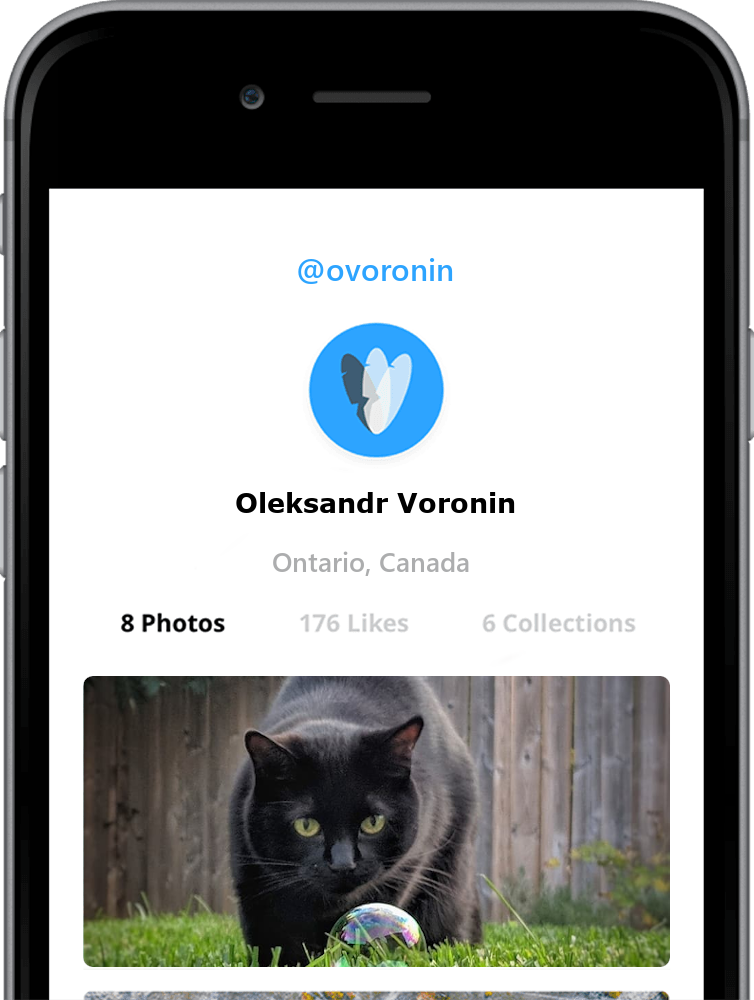
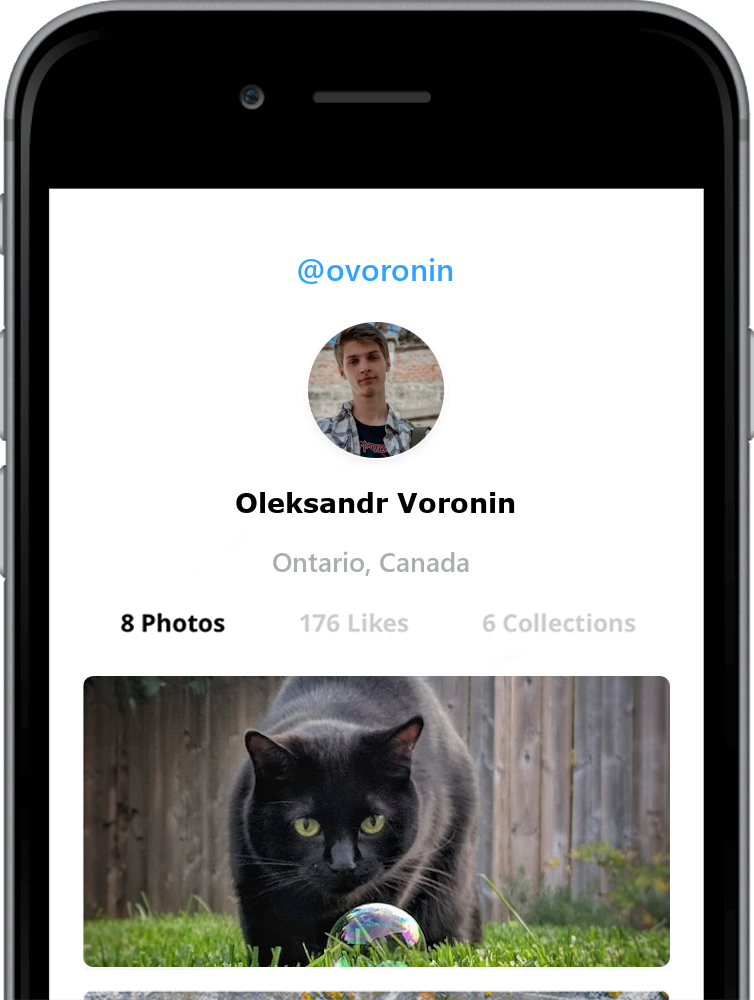
Layered file, before and after one edit (754 x 1000). Changes by layer:
added layer "Pasted Layer #1" above "Oleksandr Voronin" over [308, 322, 444, 458]
